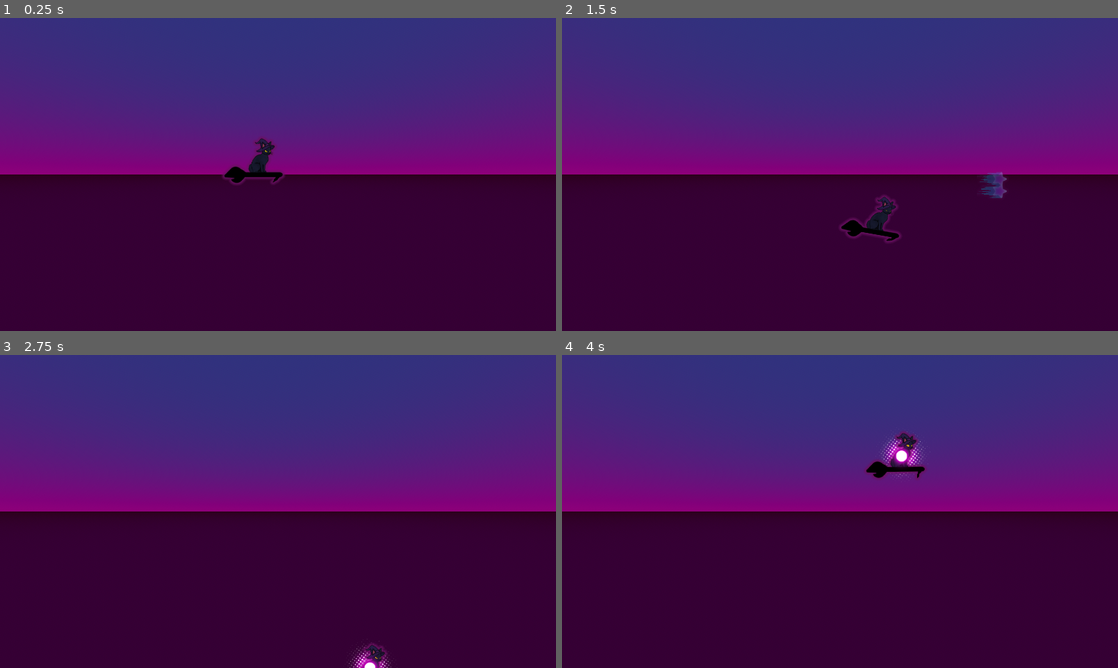
Above: before the commit, frames 1-4 (two rows, left to right).
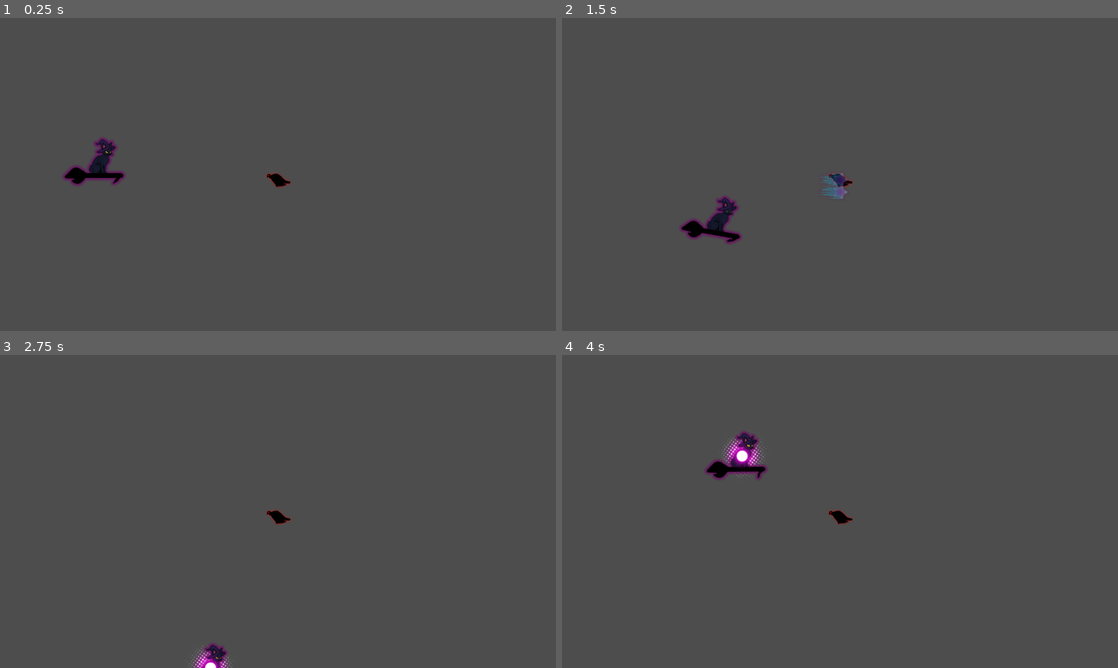
Above: after the commit, the same moments.

Repository: bsu-cs315/fp-brfairchild
Game: Godot game, scene res://level1/level1.tscn
Same seed, same stepped clock (60 frames per second), same inputs: the game is played once before the commit and once after it. Before the commit the project starts from res://title/title.tscn.
Inputs:
- Up to frame 1 (0.25 s): no input
- Up to frame 2 (1.5 s): hold Right (move_right) 0.53-1.28 s; hold Shift (focus) 0.53-1.28 s; hold Down (move_down) from 1.28 s (still down); tap Z (shoot) at 1.35 s
- Up to frame 3 (2.75 s): release Down (move_down) at 2.03 s; hold Right (move_right) from 2.03 s (still down); hold Shift (focus) from 2.03 s (still down)
- Up to frame 4 (4 s): release Right (move_right) at 2.78 s; release Shift (focus) at 2.78 s; hold Up (move_up) 2.78-3.53 s; tap Z (shoot) at 2.85 s; hold Left (move_left) from 3.53 s (still down); hold Shift (focus) from 3.53 s (still down)

The runs differ from the first frame. In frame 1, 100% of the frame differs, in the area x 0-100%, y 0-100%; in frame 2, 100%; in frame 3, 100%; in frame 4, 100%.

Commit message:
Add type1 enemy

Diff:
--- /dev/null
+++ b/project/enemy_type1/enemy_type1.tscn
@@ -0,0 +1,39 @@
+[gd_scene load_steps=6 format=3 uid="uid://bgsvejlihua58"]
+
+[ext_resource type="Texture2D" uid="uid://bn306l45np3cm" path="res://enemy_type1/enemy_type1_texture.png" id="1_rsxos"]
+
+[sub_resource type="AtlasTexture" id="AtlasTexture_q5xvc"]
+atlas = ExtResource("1_rsxos")
+region = Rect2(0, 0, 63, 70)
+
+[sub_resource type="AtlasTexture" id="AtlasTexture_estpy"]
+atlas = ExtResource("1_rsxos")
+region = Rect2(63, 0, 61, 70)
+
+[sub_resource type="AtlasTexture" id="AtlasTexture_tqpon"]
+atlas = ExtResource("1_rsxos")
+region = Rect2(123, 0, 60, 70)
+
+[sub_resource type="SpriteFrames" id="SpriteFrames_ox71v"]
+animations = [{
+"frames": [{
+"duration": 1.0,
+"texture": SubResource("AtlasTexture_q5xvc")
+}, {
+"duration": 1.0,
+"texture": SubResource("AtlasTexture_estpy")
+}, {
+"duration": 1.0,
+"texture": SubResource("AtlasTexture_tqpon")
+}],
+"loop": true,
+"name": &"default",
+"speed": 5.0
+}]
+
+[node name="EnemyType1" type="Node2D"]
+
+[node name="AnimatedSprite2D" type="AnimatedSprite2D" parent="."]
+sprite_frames = SubResource("SpriteFrames_ox71v")
+autoplay = "default"
+frame_progress = 0.898005
--- /dev/null
+++ b/project/level1/level1.tscn
@@ -0,0 +1,12 @@
+[gd_scene load_steps=3 format=3 uid="uid://dspldn353hqiq"]
+
+[ext_resource type="PackedScene" uid="uid://cpko1hrbwgkfu" path="res://player/player.tscn" id="1_ulg3c"]
+[ext_resource type="PackedScene" uid="uid://bgsvejlihua58" path="res://enemy_type1/enemy_type1.tscn" id="2_ig40w"]
+
+[node name="Level1" type="Node2D"]
+
+[node name="Player" parent="." instance=ExtResource("1_ulg3c")]
+position = Vector2(232, 332)
+
+[node name="EnemyType1" parent="." instance=ExtResource("2_ig40w")]
+position = Vector2(641, 357)
--- a/project/player/player.tscn
+++ b/project/player/player.tscn
@@ -1,7 +1,8 @@
-[gd_scene load_steps=16 format=3 uid="uid://cpko1hrbwgkfu"]
+[gd_scene load_steps=17 format=3 uid="uid://cpko1hrbwgkfu"]
 
 [ext_resource type="Texture2D" uid="uid://blkhxfl0hn5pf" path="res://player/player_spritesheet.png" id="1_2r30b"]
 [ext_resource type="Script" path="res://player/player.gd" id="1_tcj71"]
+[ext_resource type="PackedScene" uid="uid://dmfv5o885at1c" path="res://player_bullet/player_bullet_1.tscn" id="2_b42ft"]
 [ext_resource type="Texture2D" uid="uid://ogu5imggn4b2" path="res://player/player_focus_texture_2.png" id="2_n83nw"]
 [ext_resource type="Texture2D" uid="uid://c4bep5d6boi7l" path="res://player/player_focus_texture_1.png" id="4_l4wj8"]
 [ext_resource type="AudioStream" uid="uid://du7xwo06q33vh" path="res://player_bullet/player_bullet_1_sound.wav" id="5_hb7u6"]
@@ -92,6 +93,7 @@
 
 [node name="Player" type="CharacterBody2D"]
 script = ExtResource("1_tcj71")
+bullet_scene = ExtResource("2_b42ft")
 
 [node name="AnimationPlayer" type="AnimationPlayer" parent="."]
 root_node = NodePath("../PlayerFocusTexture2")
@@ -104,13 +106,13 @@
 position = Vector2(0, -2)
 texture = ExtResource("2_n83nw")
 
-[node name="AnimatedSprite2D" type="AnimatedSprite2D" parent="." groups=["player"]]
+[node name="AnimatedSprite2D" type="AnimatedSprite2D" parent="."]
 position = Vector2(-17, 0)
 sprite_frames = SubResource("SpriteFrames_i8n27")
 autoplay = "default"
 frame_progress = 0.205933
 
-[node name="CollisionShape2D" type="CollisionShape2D" parent="."]
+[node name="CollisionShape2D" type="CollisionShape2D" parent="." groups=["player"]]
 shape = SubResource("CircleShape2D_oj6cy")
 
 [node name="PlayerFocusTexture1" type="Sprite2D" parent="."]
--- a/project/project.godot
+++ b/project/project.godot
@@ -11,7 +11,7 @@
 [application]
 
 config/name="fp-brfairchild"
-run/main_scene="res://title/title.tscn"
+run/main_scene="res://level1/level1.tscn"
 config/features=PackedStringArray("4.3", "Forward Plus")
 config/icon="res://icon.svg"
 
Binary file added: project/enemy_type1/enemy_type1_texture.png
Not shown, added: project/enemy_type1/enemy_type1_texture.png.import
